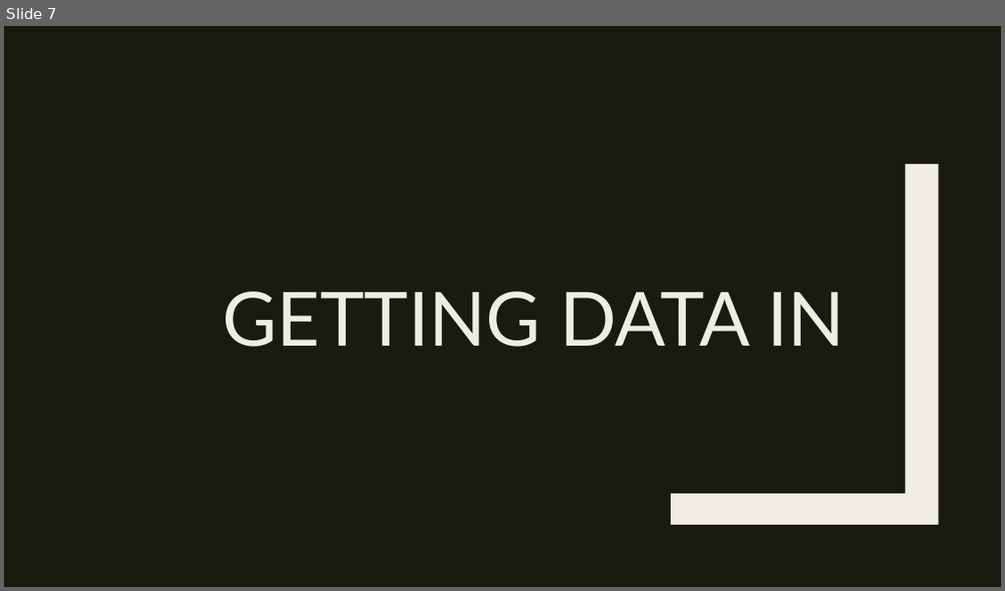
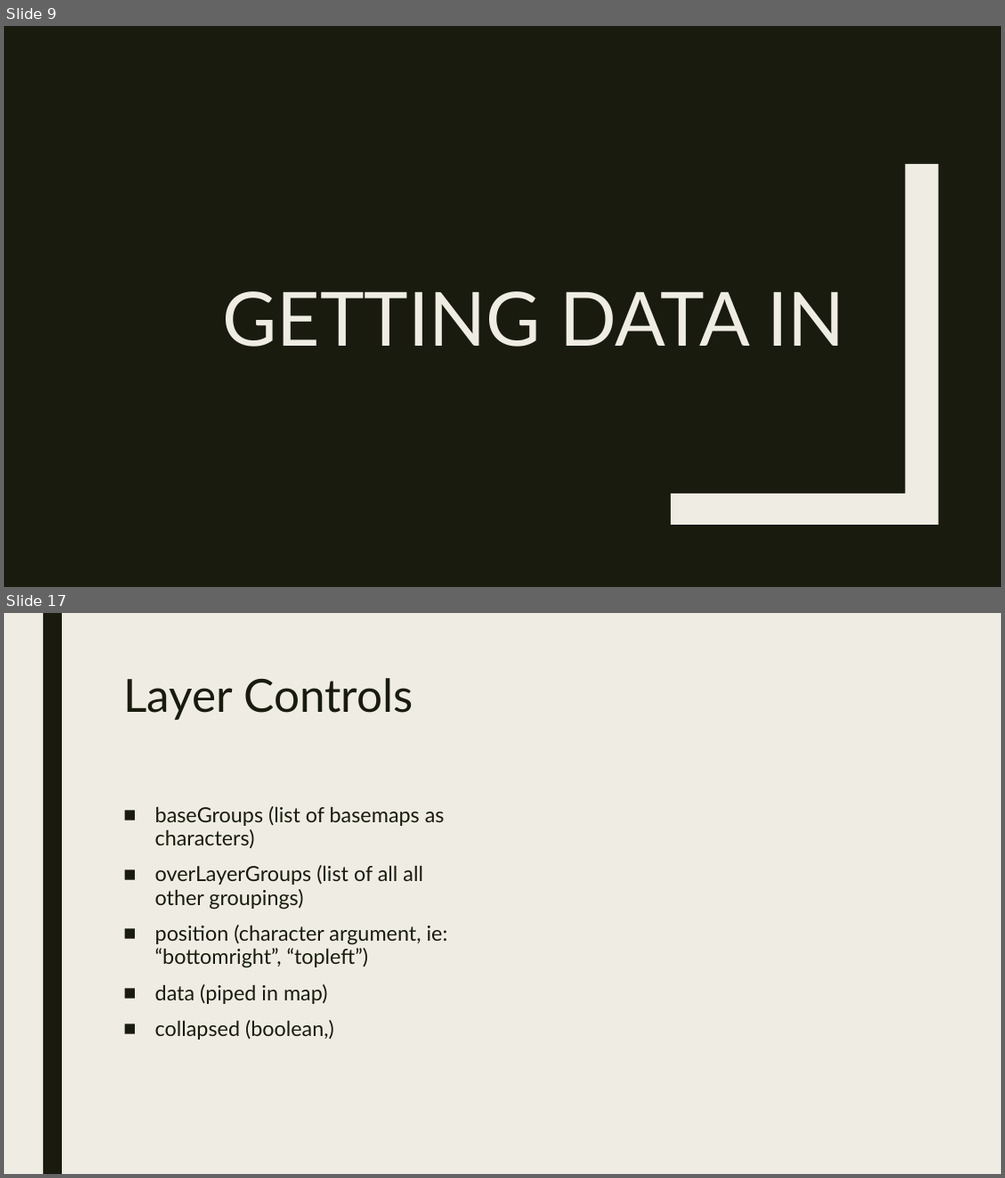
Before and after one commit to RforOperations2018/Class_9-Leaflet, a slide deck: Class 9.pptx. Shown one above the other, each under a label of ours: slide 7 before the commit, slides 9 and 17 after it; the slides between them are not shown. The pictures are 1005x591 and 1005x1178 pixels, drawn with LibreOffice and Linux fonts; fonts in the diff are those of the drawing. Boxes give left, top, right and bottom in pixels: in the first picture for what was removed or moved away, otherwise in the second. Text is boxed around its words. In the diff, an @@ line names an element or a change of style, - is before the commit and + after.

```diff
--- a/Class 9.pptx
+++ b/Class 9.pptx
@@ slide 17 added at (x1=4, y1=613, x2=1001, y2=1174), background #EFEDE3 @@
@@ rectangle added at (x1=43, y1=613, x2=62, y2=1174), fill #191B0E @@
@@ title added at (x1=123, y1=678, x2=413, y2=720), 44 pt, text #191B0E @@
+Layer Controls
@@ text added at (x1=155, y1=806, x2=448, y2=1039), 20 pt, text #191B0E @@
+■ baseGroups (list of basemaps as characters)
+■ overLayerGroups (list of all all other groupings)
+■ position (character argument, ie: “bottomright”, “topleft”)
+■ data (piped in map)
+■ collapsed (boolean,)
@@ what was slide 7 is now slide 9 @@
```
Also in this commit, not shown: 2 slides changed, 18 other slides added, 3 slides removed, 1 other file.
